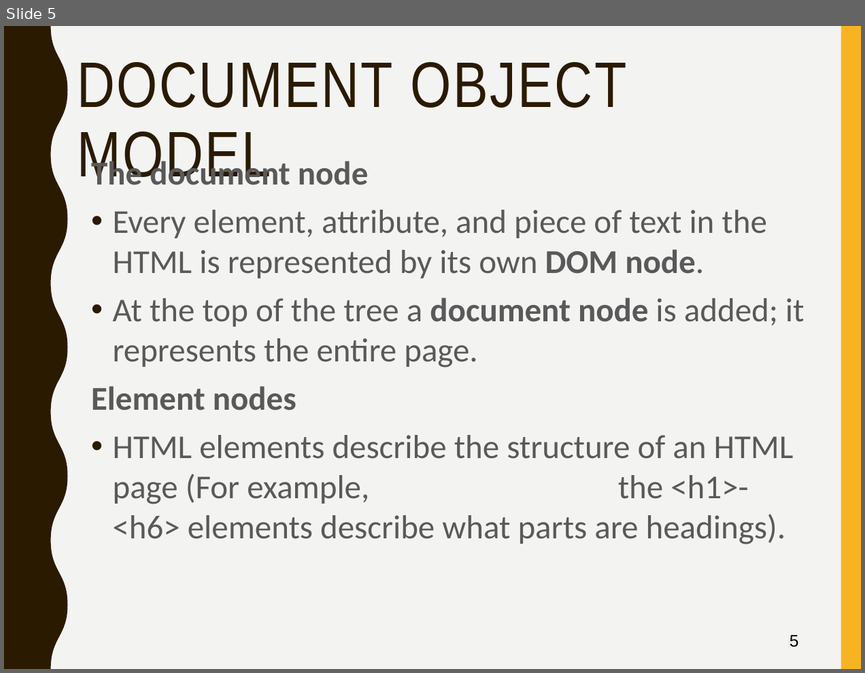
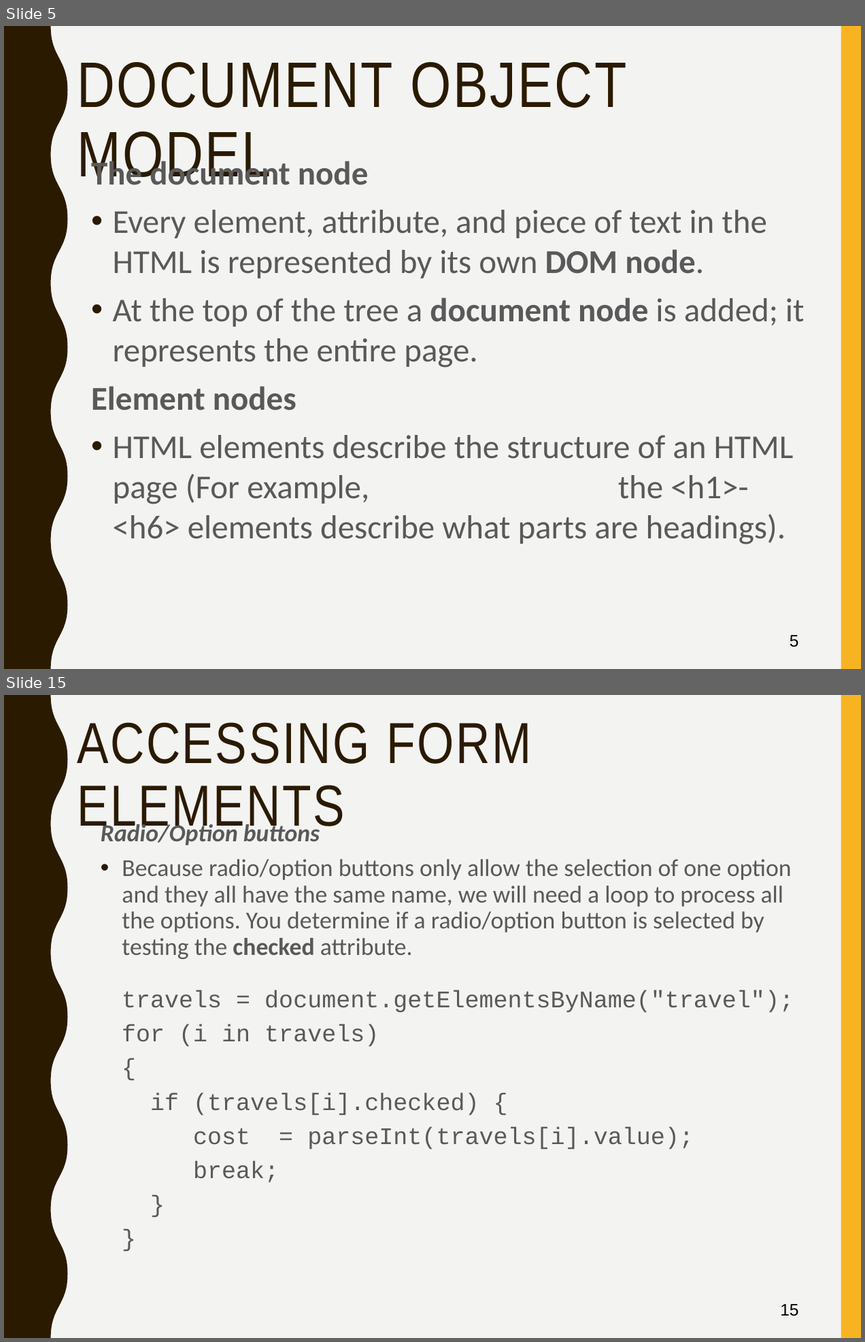
Before and after one commit to mlyngweb1/Website-Development-2-src, a slide deck: topic-04-JavaScript-3/talk-1/talk-1.pptx. Shown one above the other, each under a label of ours: slide 5 before the commit, slides 5 and 15 after it; the slides between them are not shown. The pictures are 865x673 and 865x1342 pixels, drawn with LibreOffice and Linux fonts; fonts in the diff are those of the drawing. Boxes give left, top, right and bottom in pixels: in the first picture for what was removed or moved away, otherwise in the second. Text is boxed around its words. In the diff, an @@ line names an element or a change of style, - is before the commit and + after.

```diff
--- a/topic-04-JavaScript-3/talk-1/talk-1.pptx
+++ b/topic-04-JavaScript-3/talk-1/talk-1.pptx
@@ slide 15 added at (4,695,861,1338), background #F3F3F2; not listed: 2 template elements that a slide beside it also shows @@
@@ title added at (77,722,532,836), 48.6 pt, text #2A1A00 @@
+ACCESSING FORM ELEMENTS
@@ text added at (101,821,793,1182), 20.4 pt, text #595959 @@
+Radio/Option buttons
+• Because radio/option buttons only allow the selection of one option and they all have the same name, we will need a loop to process all the options. You determine if a radio/option button is selected by testing the checked attribute.
+travels = document.getElementsByName("travel");
+for (i in travels)
+{
+if (travels[i].checked) {
+cost = parseInt(travels[i].value);
+break;
+}
+}
@@ page number added at (780,1304,798,1316), 14 pt, text #000000 @@
+15
```
Also in this commit, not shown: 4 slides changed, 19 other slides added, 41 slides removed, 18 other files.
